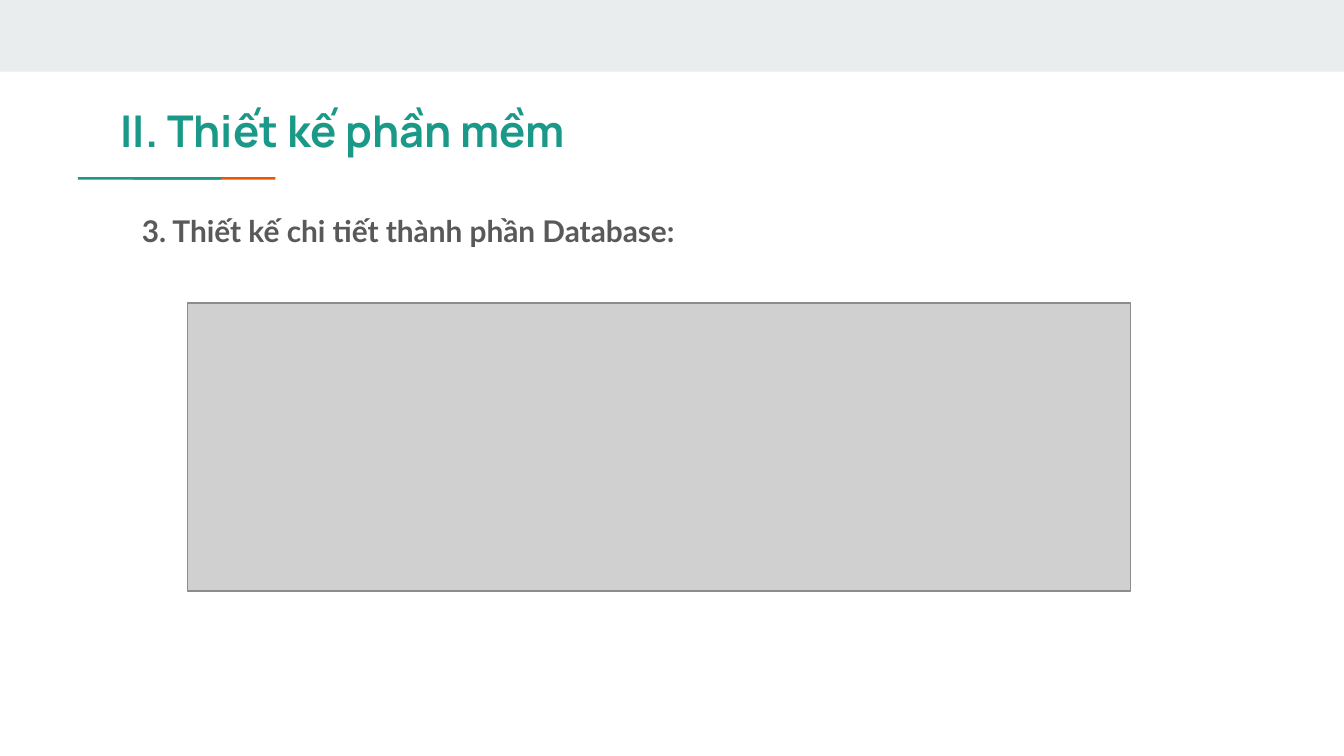
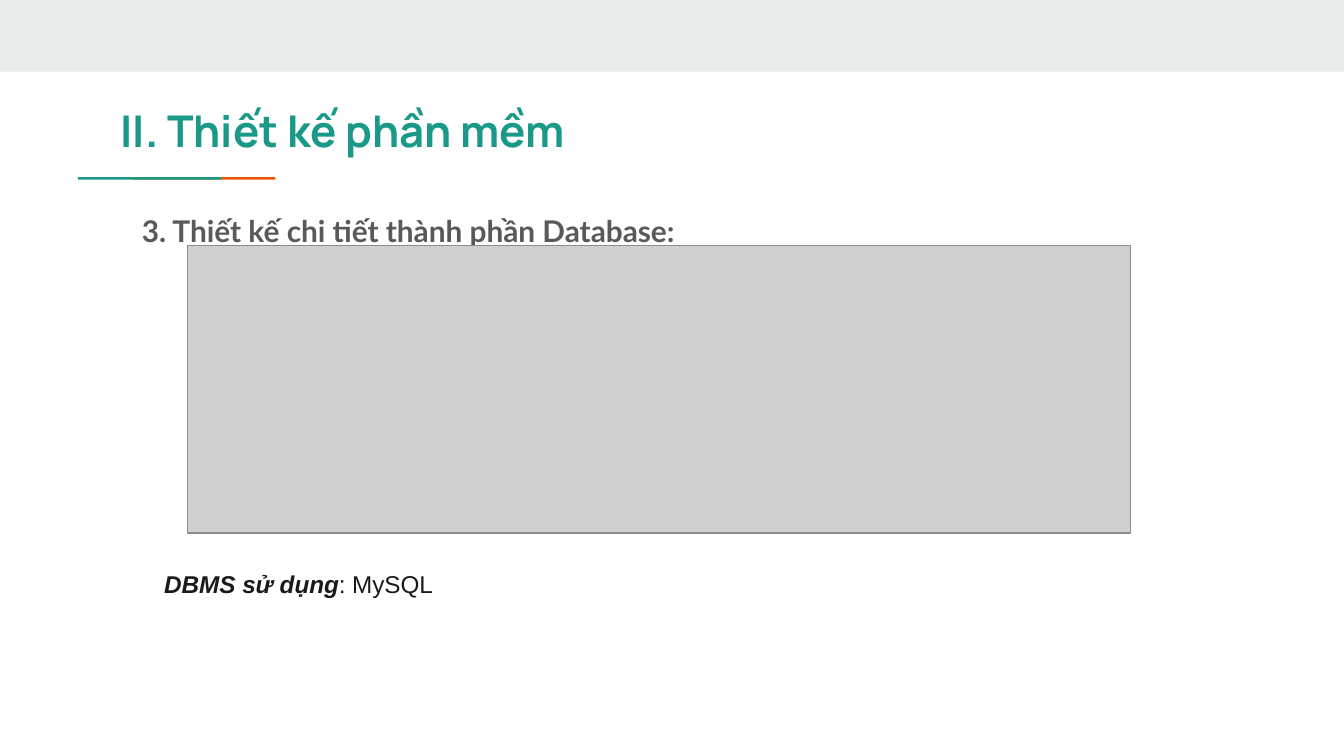
Before and after one commit to hungvm2/retail_store_analytics, a slide deck: slide 14 of Presentation slide.pptx (slide 11 before the commit). Drawn at 1344x756 pixels with LibreOffice and Linux fonts; fonts in the diff are those of the drawing; grey boxes stand for pictures. Boxes give left, top, right and bottom in pixels: in the first picture for what was removed or moved away, otherwise in the second. Text is boxed around its words. In the diff, an @@ line names an element or a change of style, - is before the commit and + after.

```diff
--- a/Presentation slide.pptx
+++ b/Presentation slide.pptx
@@ picture: place and size @@
-picture at bbox=[187, 302, 1130, 590]
+picture at bbox=[187, 245, 1130, 532]
@@ text added at bbox=[164, 575, 433, 598], 13 pt, text #1A1A1A, bold, italic @@
+DBMS sử dụng: MySQL
```
Also in this commit, not shown: 4 other slides changed, 15 slides added, 2 slides removed, 16 other files.
